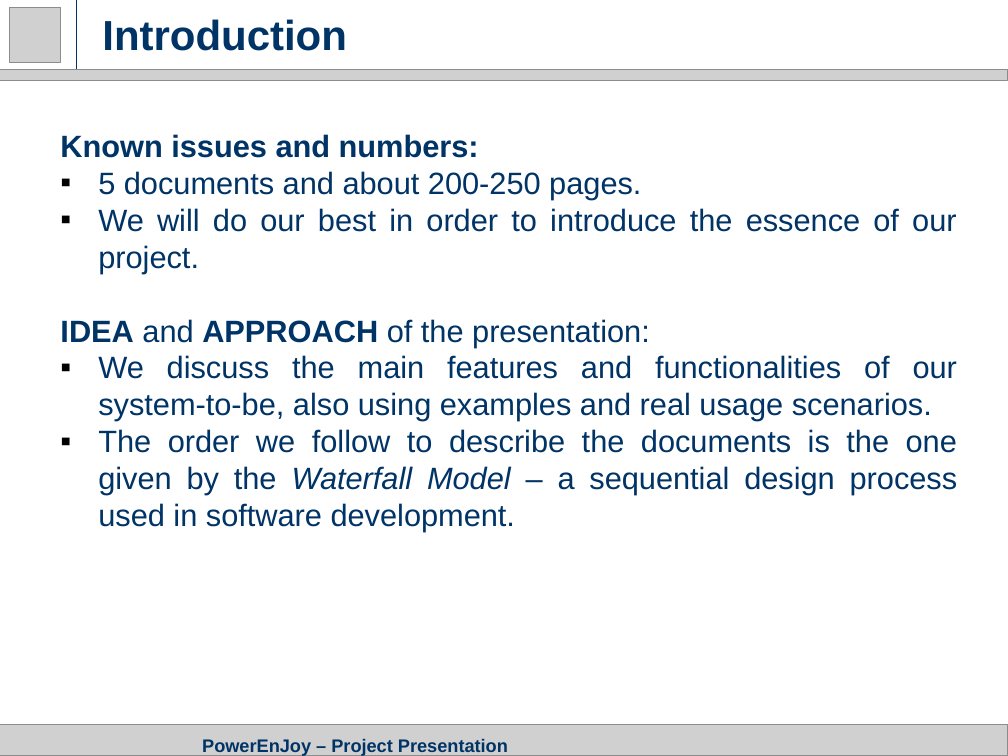
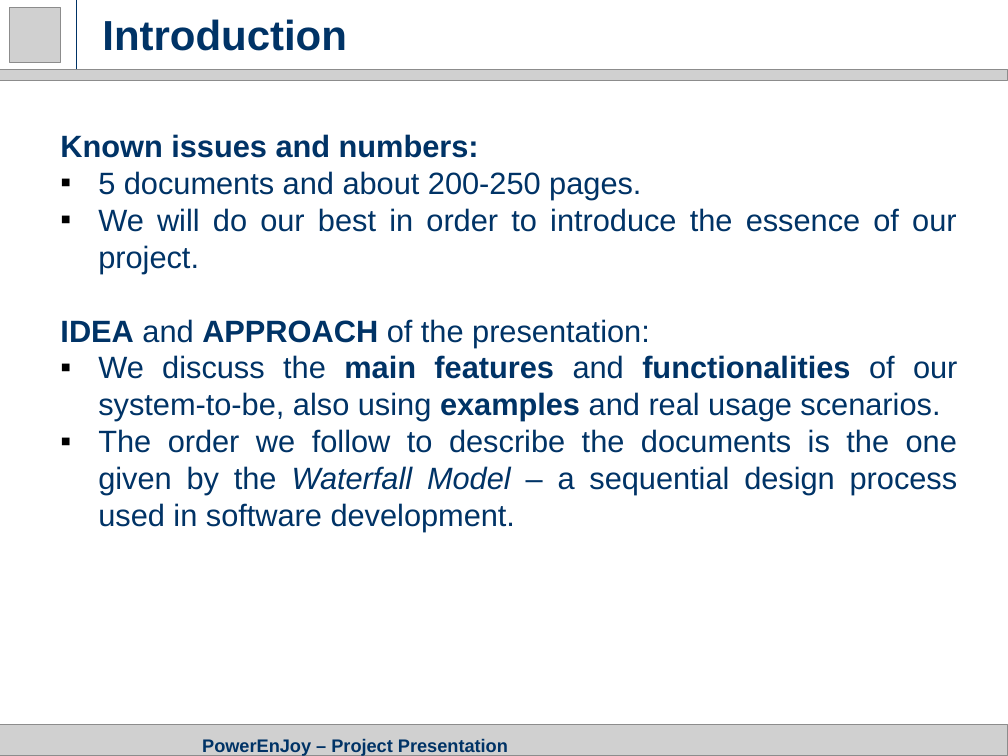
Before and after one commit to GiovanniScotti/PowerEnjoy-SEII-Project-Scotti-Trabucchi, a slide deck: slide 2 of Project Presentation.pptx. Drawn at 1008x756 pixels with LibreOffice and Linux fonts; fonts in the diff are those of the drawing; grey boxes stand for pictures. Boxes give left, top, right and bottom in pixels: in the first picture for what was removed or moved away, otherwise in the second. Text is boxed around its words. In the diff, an @@ line names an element or a change of style, - is before the commit and + after.

```diff
--- a/Project Presentation.pptx
+++ b/Project Presentation.pptx
@@ text at (98, 355, 957, 421): bold on in "main features functionalities examples" @@
```
Also in this commit, not shown: 2 other slides changed.
